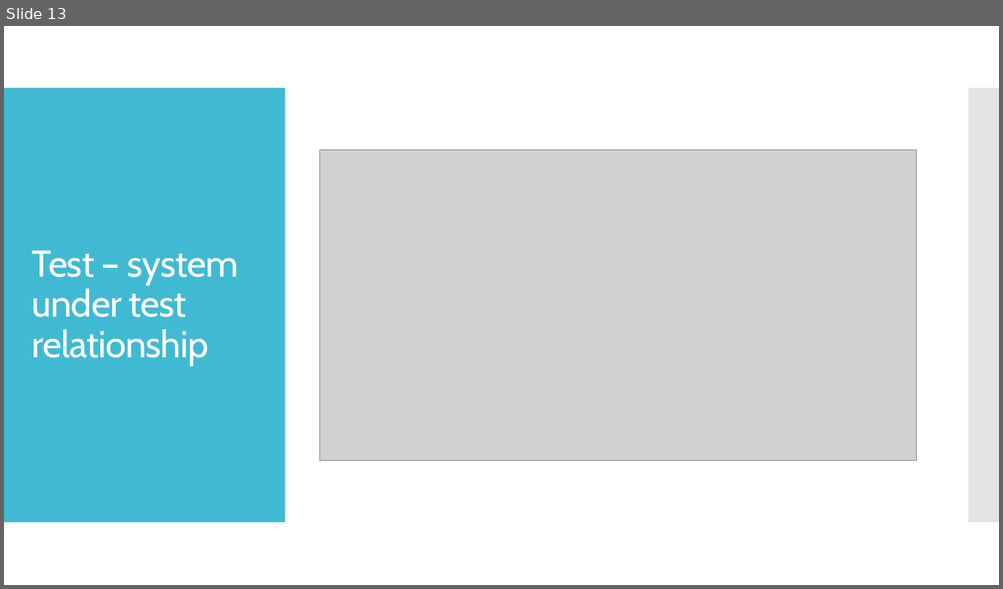
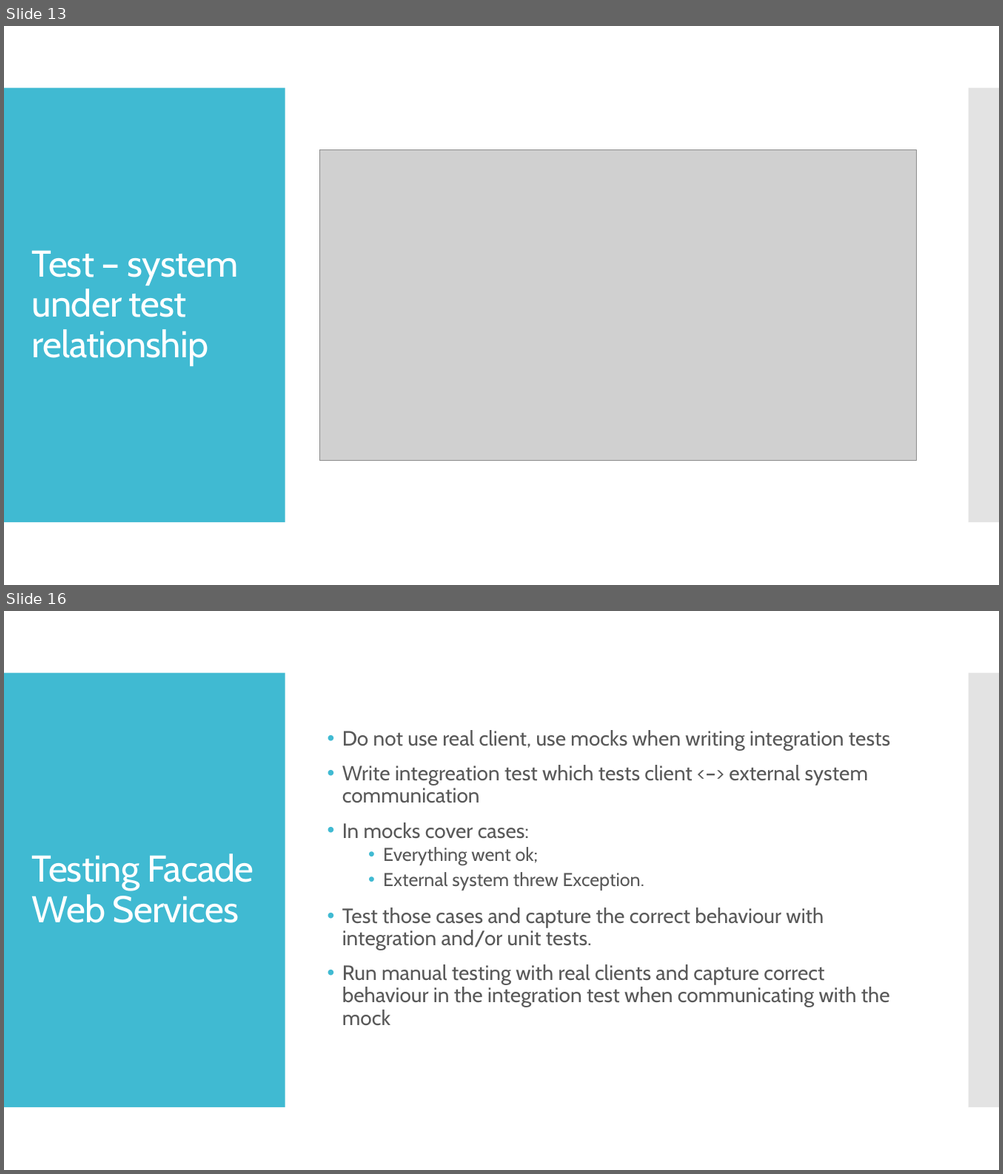
Before and after one commit to ivlahek/presentation.testing, a slide deck: Presentation.pptx. Shown one above the other, each under a label of ours: slide 13 before the commit, slides 13 and 16 after it; the slides between them are not shown. The pictures are 1003x589 and 1003x1174 pixels, drawn with LibreOffice and Linux fonts; fonts in the diff are those of the drawing; grey boxes stand for pictures. Boxes give left, top, right and bottom in pixels: in the first picture for what was removed or moved away, otherwise in the second. Text is boxed around its words. In the diff, an @@ line names an element or a change of style, - is before the commit and + after.

```diff
--- a/Presentation.pptx
+++ b/Presentation.pptx
@@ slide 16 added at box(4, 611, 999, 1170), background #FFFFFF; not listed: 2 template elements that a slide beside it also shows @@
@@ text added at box(342, 730, 890, 1026), 20 pt, text #595959 @@
+• Do not use real client, use mocks when writing integration tests
+• Write integreation test which tests client <–> external system communication
+• In mocks cover cases:
+  • Everything went ok;
+  • External system threw Exception.
+• Test those cases and capture the correct behaviour with integration and/or unit tests.
+• Run manual testing with real clients and capture correct behaviour in the integration test when communicating with the mock
@@ title added at box(32, 854, 253, 923), 36 pt, text #FFFFFF @@
+Testing Facade Web Services
```
Also in this commit, not shown: 8 slides changed, 1 other slide added.
